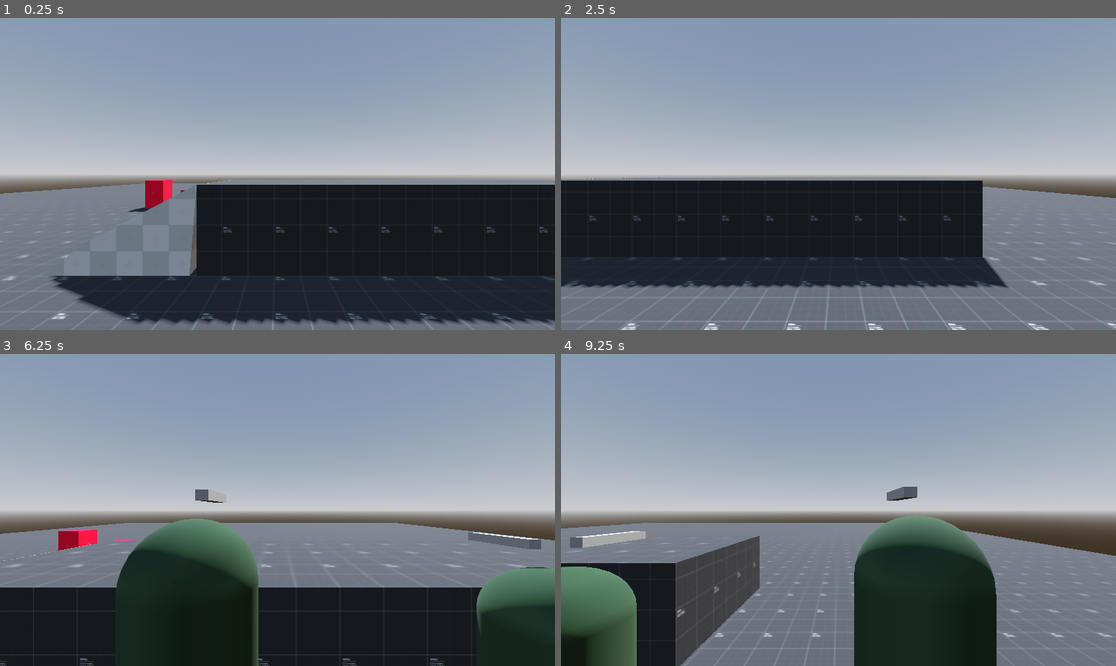
Above: before the commit, frames 1-4 (two rows, left to right).
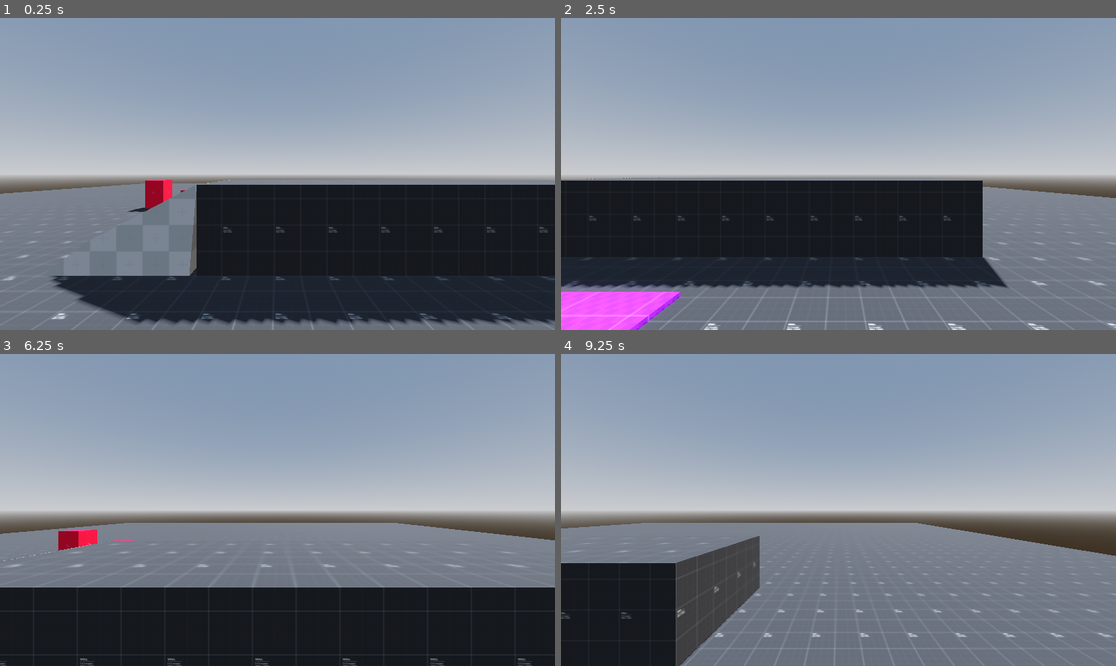
Above: after the commit, the same moments.

Repository: Dr-Sirius/Echo-gmtkJam25
Game: Godot game, scene res://test.tscn
Two runs of this game, one before a commit and one after it. Both use one fixed random seed, a clock stepped at 60 frames per second and the inputs below. The project has no main scene, so this scene is started directly.
Inputs (mouse positions are in pixels of both pictures, inside the frame that each line leads up to):
- Up to frame 1 (0.25 s): no input
- Up to frame 2 (2.5 s): tap Enter at 0.5 s; move the mouse to (960, 158) at 0.52 s; hold D (move_right) 0.53-1.28 s; tap R (record) at 0.6, 1.55, 2.1 s; tap Space (jump) at 0.77, 1.52 s; move the mouse to (727, 189) at 1.27 s; hold S (move_back) 1.28-2.03 s; tap Shift (move_sprint) at 1.35 s; move the mouse to (894, 105) at 2.02 s; hold D (move_right) from 2.03 s (still down)
- Up to frame 3 (6.25 s): move the mouse to (249, 572) at 2.77 s; release D (move_right) at 2.78 s; hold W (move_forward) 2.78-3.53 s; tap Q (test_plat) at 2.85, 5.85 s; tap Space (jump) at 3.02, 3.77, 4.52, 6.02 s; tap R (record) at 3.05, 3.6, 4.55, 5.1, 6.05 s; move the mouse to (444, 556) at 3.52 s; hold A (move_left) 3.53-5.03 s; move the mouse to (111, 463) at 4.27 s; tap Shift (move_sprint) at 4.35 s; move the mouse to (305, 510) at 5.02 s; hold S (move_back) 5.03-5.78 s; move the mouse to (194, 432) at 5.77 s; hold D (move_right) from 5.78 s (still down)
- Up to frame 4 (9.25 s): move the mouse to (960, 494) at 6.52 s; release D (move_right) at 6.53 s; hold W (move_forward) 6.53-7.28 s; tap R (record) at 6.6, 7.55, 8.1, 9.05 s; tap Space (jump) at 6.77, 7.52, 9.02 s; move the mouse to (727, 525) at 7.27 s; hold D (move_right) 7.28-8.03 s; tap Shift (move_sprint) at 7.35 s; move the mouse to (894, 441) at 8.02 s; hold S (move_back) 8.03-8.78 s; move the mouse to (810, 572) at 8.77 s; hold A (move_left) from 8.78 s (still down); tap Q (test_plat) at 8.85 s

The runs differ from the first frame. In frame 1, less than 0.1% of the frame differs, in the area x 34-35%, y 66-67%; in frame 2, 2.2%; in frame 3, 6.9%; in frame 4, 15%, in the area x 0-79%, y 42-100%.

Commit message:
loop now done separate through PlayerEchoManager and static_chamber

Diff:
--- a/PlayerEchoManager.gd
+++ b/PlayerEchoManager.gd
@@ -2,6 +2,7 @@
 
 @onready var Echo_file = preload("res://echo.tscn")
 
+@export var timer: Timer
 @export var player: CharacterBody3D
 var isRecording: bool = false
 
@@ -11,7 +12,7 @@
 func _physics_process(delta: float) -> void:
 
 	if !isRecording:
-		if Input.is_action_just_pressed("record"):
+		if !timer.is_stopped():
 			print("start record")
 			var new_echo_data = EchoData.new()
 			new_echo_data.pos.append(player.global_position)
@@ -23,12 +24,13 @@
 
 
 	else:
-		if Input.is_action_just_pressed("record"):
+		if timer.is_stopped():
 			print("stop record")
 			isRecording = false
 			var new_echo = Echo_file.instantiate()
 
 			new_echo.echo_data = current_echo
+			new_echo.timer = timer
 			add_child(new_echo)
 			new_echo.global_position = current_echo.pos[0]
 			current_echo = null
--- a/echo.gd
+++ b/echo.gd
@@ -4,14 +4,28 @@
 
 @export var isReplaying: bool = false
 
+@export var timer: Timer
+
 func _ready() -> void:
 	if echo_data != null:
 		isReplaying = true
 
 func _physics_process(delta: float) -> void:
-	if isReplaying:
-		replay_echo()
-	move_and_slide()
+
+	if !timer.is_stopped():
+		print("run")
+		visible = true
+		get_child(1).disabled = false
+		if isReplaying:
+			replay_echo()
+		move_and_slide()
+	else:
+		global_position = echo_data.pos[0]
+		velocity = Vector3.ZERO
+		get_child(1).disabled = true
+		visible = false
+		#isReplaying = false
+		echo_data.iteration = 0
 
 func replay_echo():
 	print(echo_data.iteration)
--- a/test.tscn
+++ b/test.tscn
@@ -9,6 +9,8 @@
 [ext_resource type="PackedScene" uid="uid://c6y8kgf8xcp2" path="res://scenes/player.tscn" id="7_vbegm"]
 [ext_resource type="Material" uid="uid://d0hicg0fjb7jg" path="res://addons/kenney_prototype_tools/materials/green/material_08.tres" id="8_b0q6j"]
 [ext_resource type="Material" uid="uid://8ylcw0h1lkhg" path="res://addons/kenney_prototype_tools/materials/orange/material_01.tres" id="9_mhym6"]
+[ext_resource type="Material" uid="uid://kyy10l132lyl" path="res://addons/kenney_prototype_tools/materials/purple/material_08.tres" id="10_77dp3"]
+[ext_resource type="Script" uid="uid://1ilq7xv23g66" path="res://test_static_chamber.gd" id="11_5tkv4"]
 
 [sub_resource type="ProceduralSkyMaterial" id="ProceduralSkyMaterial_vbegm"]
 sky_horizon_color = Color(0.662243, 0.671743, 0.686743, 1)
@@ -23,8 +25,12 @@
 tonemap_mode = 2
 glow_enabled = true
 
-[node name="Node3D" type="Node3D" node_paths=PackedStringArray("player")]
+[sub_resource type="BoxShape3D" id="BoxShape3D_0m0f1"]
+size = Vector3(6.23346, 1, 5.3578)
+
+[node name="Node3D" type="Node3D" node_paths=PackedStringArray("timer", "player")]
 script = ExtResource("1_ehkex")
+timer = NodePath("Timer")
 player = NodePath("Player")
 
 [node name="WorldEnvironment" type="WorldEnvironment" parent="."]
@@ -102,4 +108,24 @@
 size = Vector3(4.4, 1.2, 2.8)
 
 [node name="Player" parent="." instance=ExtResource("7_vbegm")]
-transform = Transform3D(1, 0, 0, 0, 1, 0, 0, 0, 1, 0, 1.14531, 3.85844)
+transform = Transform3D(1, 0, 0, 0, 1, 0, 0, 0, 1, 0, 1.1, 3.858)
+
+[node name="Timer" type="Timer" parent="."]
+wait_time = 5.0
+one_shot = true
+
+[node name="CSGBox3D" type="CSGBox3D" parent="." node_paths=PackedStringArray("timer", "player")]
+transform = Transform3D(1, 0, 0, 0, 1, 0, 0, 0, 1, 0.119781, 0.0497384, 4.16087)
+material_override = ExtResource("10_77dp3")
+size = Vector3(6.23676, 0.11377, 5.36035)
+script = ExtResource("11_5tkv4")
+timer = NodePath("../Timer")
+player = NodePath("../Player")
+
+[node name="Area3D" type="Area3D" parent="CSGBox3D"]
+
+[node name="CollisionShape3D" type="CollisionShape3D" parent="CSGBox3D/Area3D"]
+transform = Transform3D(1, 0, 0, 0, 1, 0, 0, 0, 1, -0.000457764, 0, -0.000812531)
+shape = SubResource("BoxShape3D_0m0f1")
+
+[connection signal="body_exited" from="CSGBox3D/Area3D" to="CSGBox3D" method="_on_area_3d_body_exited"]
--- /dev/null
+++ b/test_static_chamber.gd
@@ -0,0 +1,21 @@
+extends CSGBox3D
+
+@export var timer: Timer
+@export var player: CharacterBody3D
+
+
+
+var player_left: bool = false
+func _physics_process(delta: float) -> void:
+	if timer.is_stopped() and player_left:
+		player.global_position.x = global_position.x
+		player.global_position.z = global_position.z
+		player.global_position.y = global_position.y + 1
+		player_left = false
+
+
+func _on_area_3d_body_exited(body: Node3D) -> void:
+	if body.name.to_lower() == "player":
+		player_left = true
+
+		timer.start()
Not shown: 1 places in test.tscn that only renumber resources
Not shown, added: test_static_chamber.gd.uid
